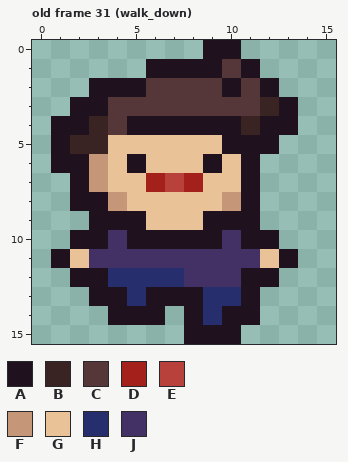
Pixel-art file -- art/player.aseprite. Above, as it was before the edit.
16x16 pixels, 45 frames. Shown: old frame 31 (walk_down). The commit also changed other frames, which this record leaves out.
Palette (. is transparent): A #1f111e  B #392323  C #553739  D #a3211a  E #b9413b  F #c69678  G #e9c297  H #272e6e  J #433065
Pixels before, old frame 31 (walk_down), first column x 1:
 0 ........AA...
 1 .....AAAACA..
 2 ..AAACCCCACA.
 3 .AACCCCCCCCBA
 4 AABCAAAAAABAA
 5 ABBGGGGGGAAA.
 6 AAFGAGGGAGA..
 7 .AFGGDEDGGA..
 8 .AAFGGGGGFA..
 9 ..AAAGGGAAA..
10 .AAJAAAAAJAA.
11 AGJJJJJJJJJGA
12 .AAHHHHJJJAA.
13 ..AAHAAAHHA..
14 ...AAA.AHAA..
15 .......AAA...
After:
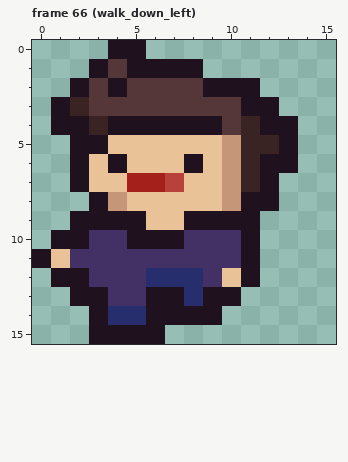
A new or re-ordered frame is compared with the old frame closest to it.
From the commit log: Update stub player animation with left-facing sprites
From old to new:
frames 45 -> 66
Changed rows in their new state; - is an unchanged pixel.
Frame 66 (walk_down_left) is new; against old frame 31 (walk_down):
first column x 0:
 0 ----AA---..---
 1 ---ACA---...--
 2 --AC-C---A-A.-
 3 -ABC-------AA.
 4 ----A-----C---
 5 -.AA------FBBA
 6 -.-GAG--AGFBAA
 7 ---G-D--G-FBA-
 8 --.---------A-
 9 --A-----A-----
10 -A-J----JJ--.-
11 AGJ--------A..
12 -A-JJJ--H-G-.-
13 --A-JJ--HAA.--
14 ---AHH-A-A..--
15 ---AAAA-...---
Boxes around the changes in both pictures, in picture pixels (x1, y1, x2, y2):
changed: (32, 40, 298, 344)
